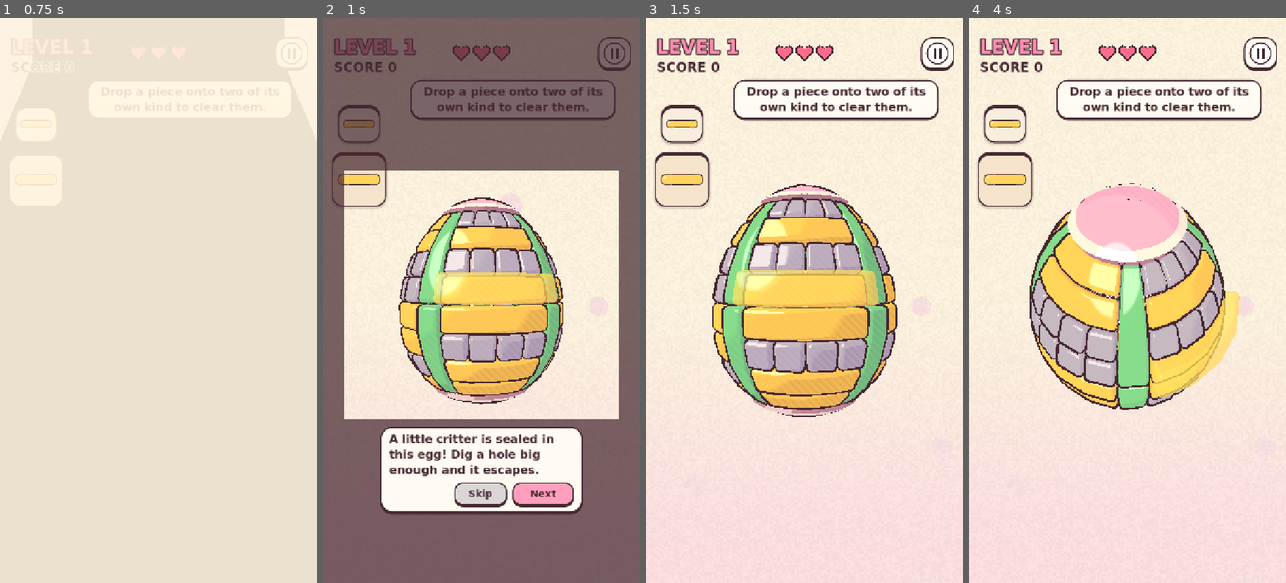
Above: before the commit, frames 1-4 (left to right).
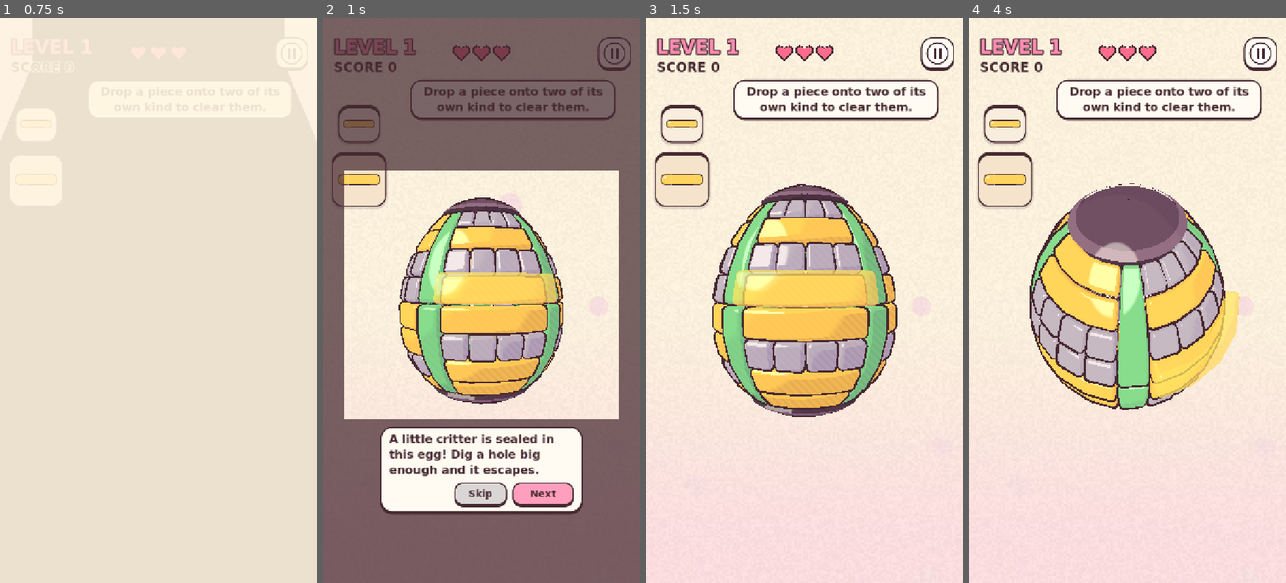
Above: after the commit, the same moments.

Repository: jvea03/tetrisphere-godot
Game: Godot game, scene res://scenes/opening.tscn
The game is run twice, just before and just after one commit, with the same random seed, the same clock (stepped at 60 frames per second) and the same inputs.
Inputs (mouse positions are in pixels of both pictures, inside the frame that each line leads up to):
- Up to frame 1 (0.75 s): click "Skip" at 0.5 s
- Up to frame 2 (1 s): no input
- Up to frame 3 (1.5 s): click "Skip" at 1.25 s
- Up to frame 4 (4 s): tap Enter at 2 s; move the mouse to (1197, 272) at 2.02 s; hold D 2.03-2.75 s; tap P at 2.1 s; click (1197, 272) at 2.17 s; tap Space at 2.27 s; click "Restart Level" at 2.75 s; drag from (1064, 328) to (1111, 413) at 3.52 s

Frame 1 is identical in both runs. In frame 2, 0.6% of the frame differs, in the area x 35-65%, y 32-68%; in frame 3, 0.7%; in frame 4, 4.1%, in the area x 31-69%, y 29-46%.

Commit message:
Egg caps: dark dusky plum instead of pink, so they don't read as pieces
The caps used the egg paint's pink, close to the plus piece. They now have
their own dark, muted colour (TSBoardView.CAP_COLOR) and a matching trim.

Co-Authored-By: Claude Opus 5.5 <noreply@anthropic.com>

Diff:
--- a/scripts/board_view.gd
+++ b/scripts/board_view.gd
@@ -33,6 +33,11 @@
 # The caps stand level with a fresh shell, however deep this ball is (see
 # _cap_radius); they are rebuilt when a ball of another depth is loaded.
 const CAP_TRIM := 0.07      # latitude the trim ring covers, in radians
+## The caps are shell, not play: a dark dusky plum, darker and greyer than any
+## piece (and a warmer hue than the blue-grey armour), so they never read as
+## something to tap. The trim ring is a lighter shade of the same.
+const CAP_COLOR := Color(0.42, 0.31, 0.40)
+const CAP_TRIM_COLOR := Color(0.55, 0.43, 0.52)
 
 # One colour per piece, in TSBoard.SHAPES order: soft pastels, kept far enough
 # apart in hue to tell at a glance. The two lines keep the footage's pairing --
@@ -84,7 +89,7 @@
 	return CORE_RADIUS + board.shell_depth * LAYER_H + 0.04
 
 
-## The caps take the egg's colours (TSProfile.EGG_PAINTS), and
+## The caps are plain dark shell (CAP_COLOR), and
 ## stand level with the top of a fresh shell of this ball's depth.
 func _build_caps() -> void:
 	for mi in _caps:
@@ -92,10 +97,9 @@
 	_caps.clear()
 	_caps_depth = board.shell_depth
 	var cap_r := _cap_radius()
-	var shell: Dictionary = TSProfile.EGG_PAINTS[0]
-	var cap: Color = shell["cap"]
+	var cap := CAP_COLOR
 	var dome_mat := make_material(cap, 1.0)
-	var trim_mat := make_material(shell["trim"], 1.0, 0.0, false)
+	var trim_mat := make_material(CAP_TRIM_COLOR, 1.0, 0.0, false)
 	var wall_mat := make_material(cap.darkened(0.25), 1.0, 0.0, false)
 	var outward := func(p: Vector3) -> Vector3: return p
 	for side in [1.0, -1.0]:
Not shown, changed: README.md
